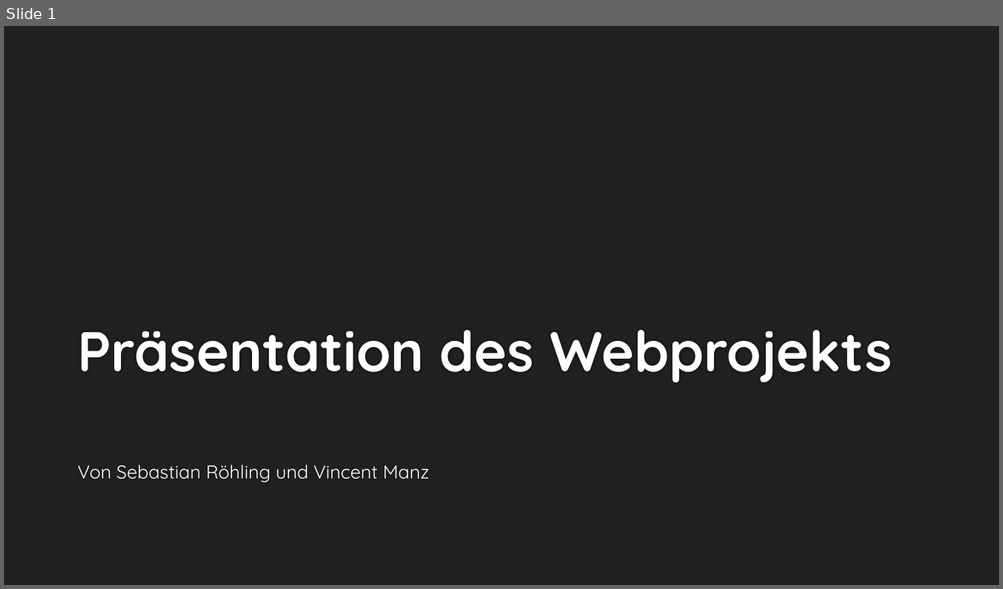
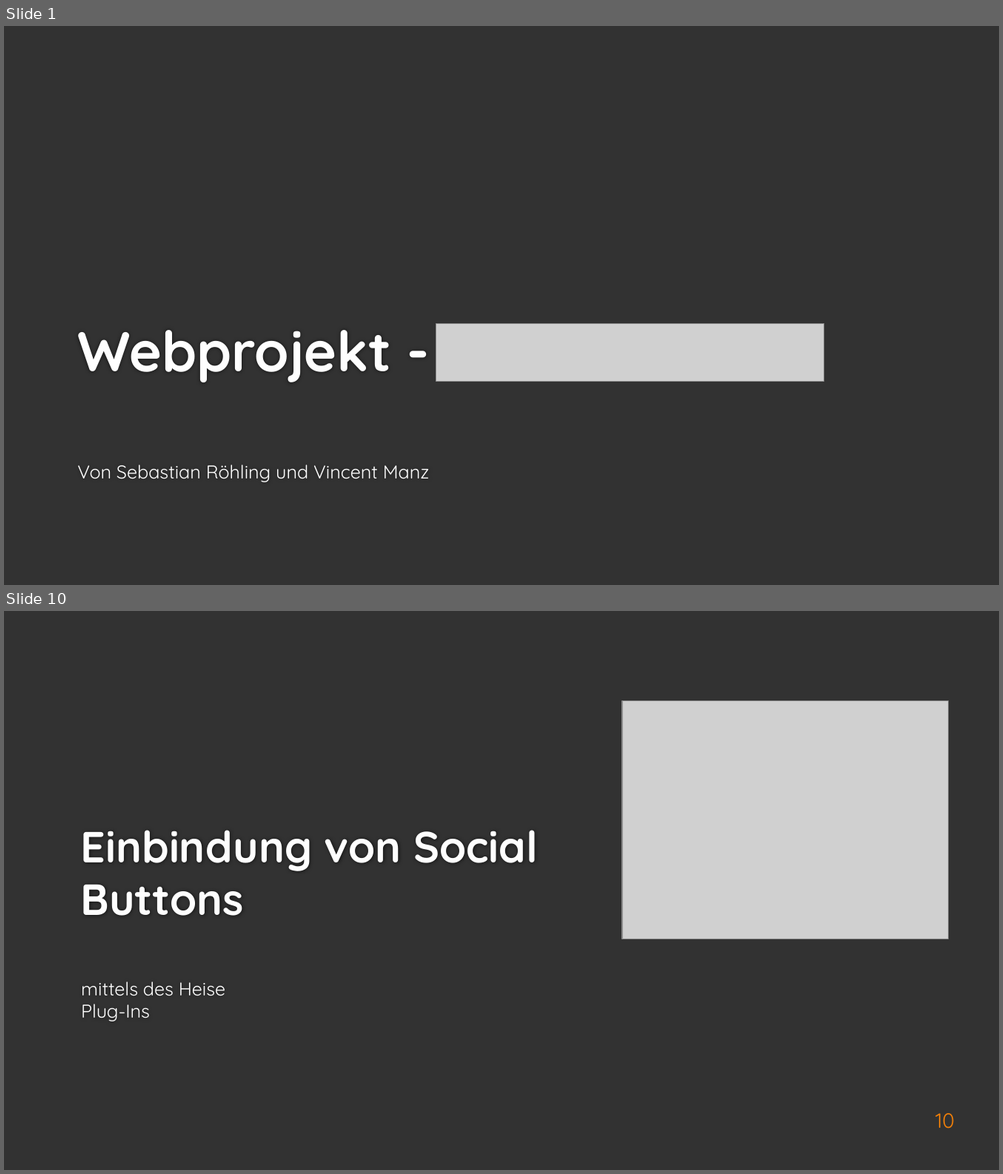
Before and after one commit to Jerobeam/OperationSteinkopfadler, a slide deck: WebProjekt.pptx. Shown one above the other, each under a label of ours: slide 1 before the commit, slides 1 and 10 after it; the slides between them are not shown. The pictures are 1003x589 and 1003x1174 pixels, drawn with LibreOffice and Linux fonts; fonts in the diff are those of the drawing; grey boxes stand for pictures; background and template pictures are left out. Boxes give left, top, right and bottom in pixels: in the first picture for what was removed or moved away, otherwise in the second. Text is boxed around its words. In the diff, an @@ line names an element or a change of style, - is before the commit and + after.

```diff
--- a/WebProjekt.pptx
+++ b/WebProjekt.pptx
@@ slide 10 added at (4, 611, 999, 1170), background #323232 @@
@@ picture added at (622, 701, 948, 940) @@
@@ title added at (81, 830, 538, 916), 42 pt, text #FEFEFE, bold @@
+Einbindung von Social Buttons
@@ text added at (81, 982, 225, 1022), 18 pt, text #FFFFFF @@
+mittels des Heise
+Plug-Ins
@@ page number added at (935, 1113, 954, 1129), 20 pt, text #F07F09 @@
+10
@@ slide 1 changed as well @@
@@ background #212121 to #323232 @@
@@ title at (77, 330, 391, 383): text changed @@
-Präsentation des Webprojekts
+Webprojekt -
@@ picture added at (436, 323, 824, 382) @@
```
Also in this commit, not shown: 15 other slides added, 5 slides removed.
